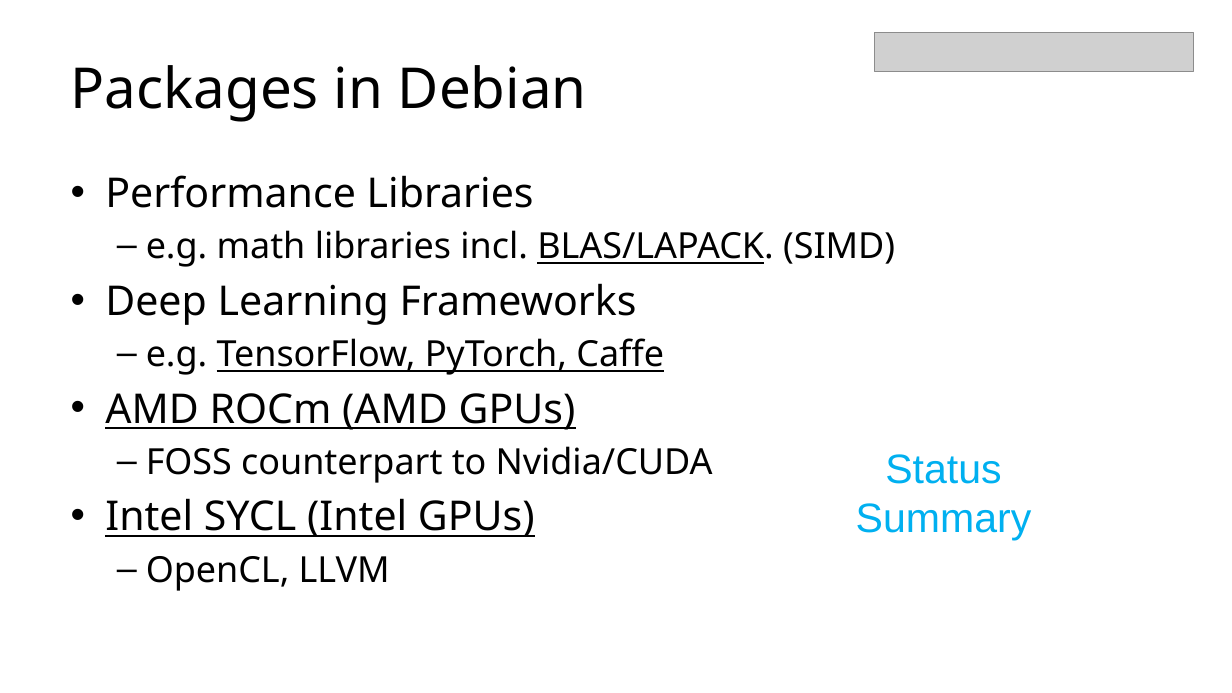
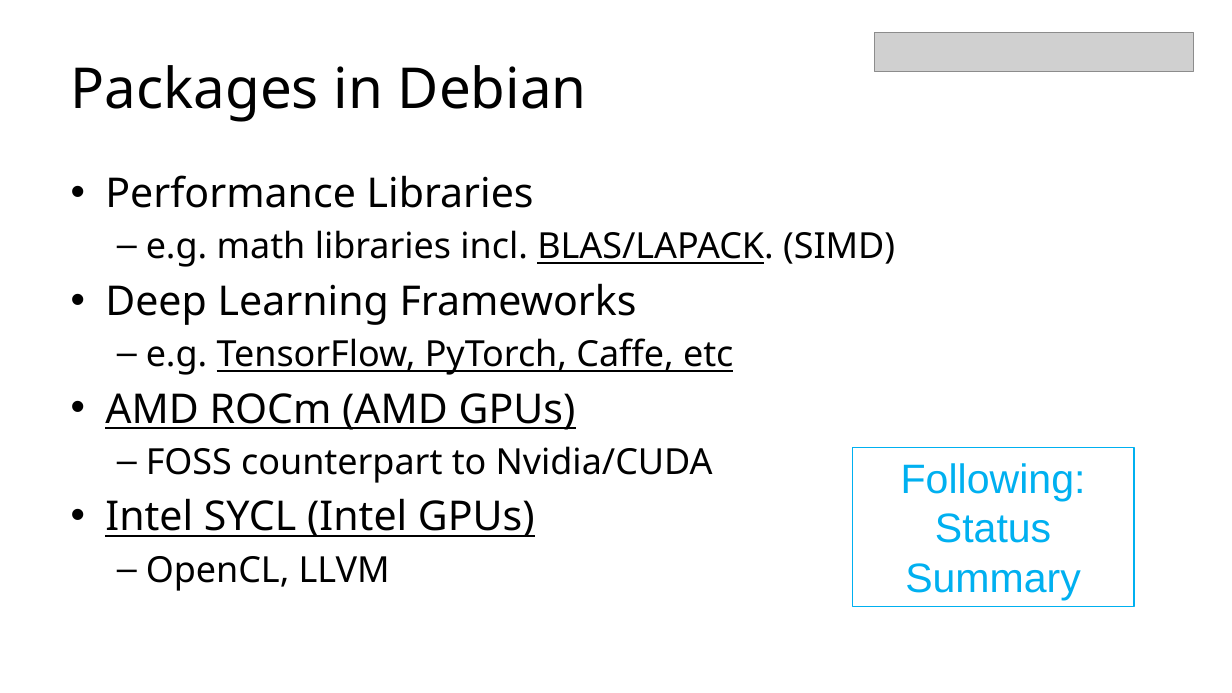
Before and after one commit to cdluminate/cdluminate, a slide deck: slide 7 of Dc20DeepLearning.pptx. Drawn at 1232x693 pixels with LibreOffice and Linux fonts; fonts in the diff are those of the drawing; grey boxes stand for pictures. Boxes give left, top, right and bottom in pixels: in the first picture for what was removed or moved away, otherwise in the second. Text is boxed around its words. In the diff, an @@ line names an element or a change of style, - is before the commit and + after.

Commit message:
update

```diff
--- a/Dc20DeepLearning.pptx
+++ b/Dc20DeepLearning.pptx
@@ text at (x1=146, y1=338, x2=733, y2=375): text changed @@
-  – e.g. TensorFlow, PyTorch, Caffe
+  – e.g. TensorFlow, PyTorch, Caffe, etc
@@ rectangle "Following:" resized from (x1=856, y1=454, x2=1032, y2=540) to (x1=853, y1=448, x2=1135, y2=607) @@
@@ rectangle "Following:" at (x1=853, y1=448, x2=1135, y2=607): outline none to #00B0F0 1 pt @@
@@ text in rectangle at (x1=901, y1=463, x2=1086, y2=501): paragraph added @@
+Following:
```
Also in this commit, not shown: 2 other slides changed, 1 slide added.
